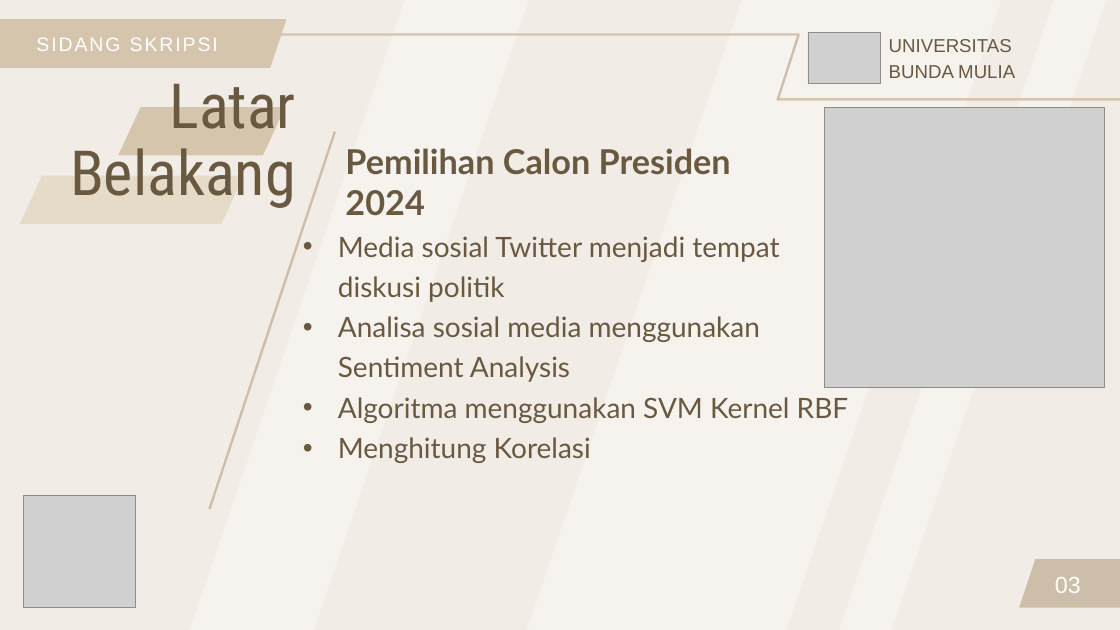
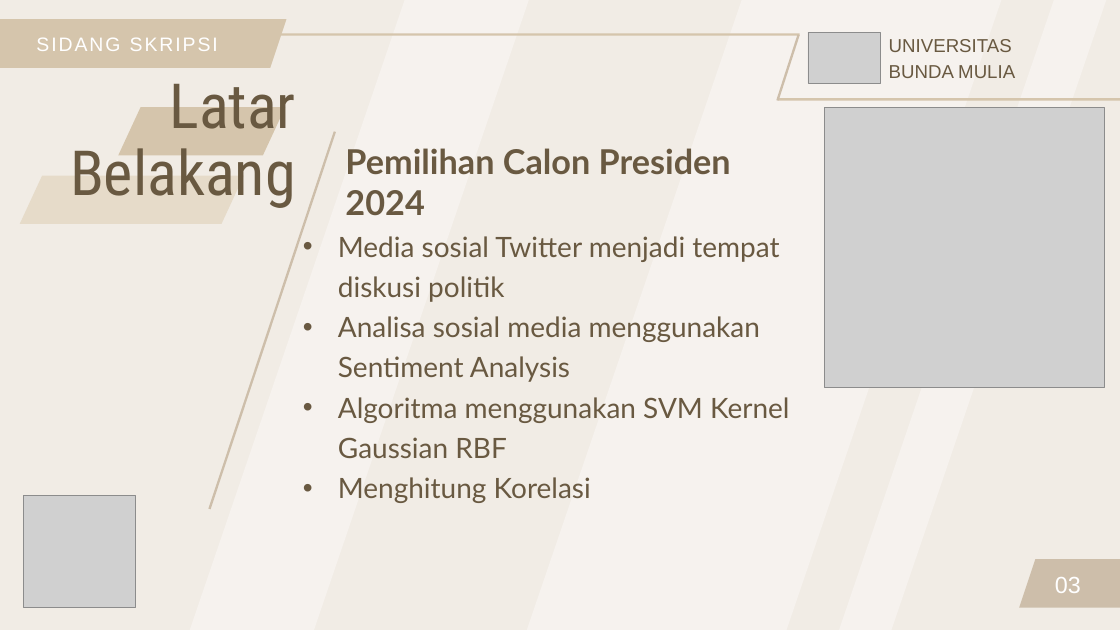
Before and after one commit to FnsAja/Skripsi, a slide deck: slide 3 of Sidang Michael Alfonso.pptx. Drawn at 1120x630 pixels with LibreOffice and Linux fonts; fonts in the diff are those of the drawing; grey boxes stand for pictures. Boxes give left, top, right and bottom in pixels: in the first picture for what was removed or moved away, otherwise in the second. Text is boxed around its words. In the diff, an @@ line names an element or a change of style, - is before the commit and + after.

```diff
--- a/Sidang Michael Alfonso.pptx
+++ b/Sidang Michael Alfonso.pptx
@@ text at (338, 397, 789, 458): text changed @@
-• Algoritma menggunakan SVM Kernel RBF
+• Algoritma menggunakan SVM Kernel Gaussian RBF
```
Also in this commit, not shown: 3 other slides changed, 13 other files.
